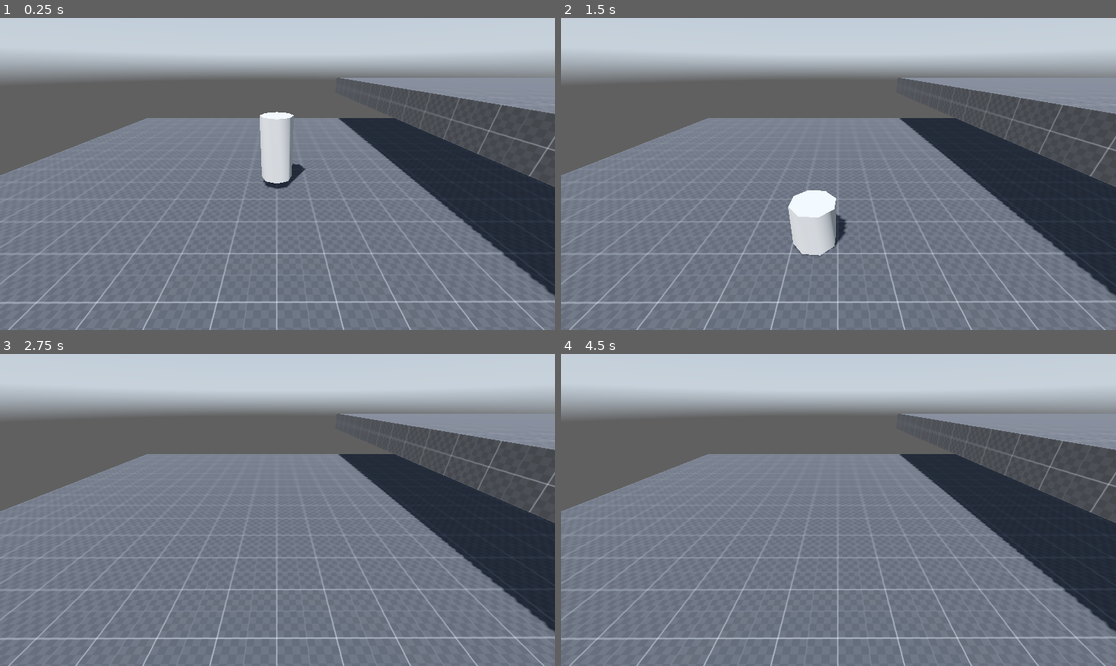
Above: before the commit, frames 1-4 (two rows, left to right).
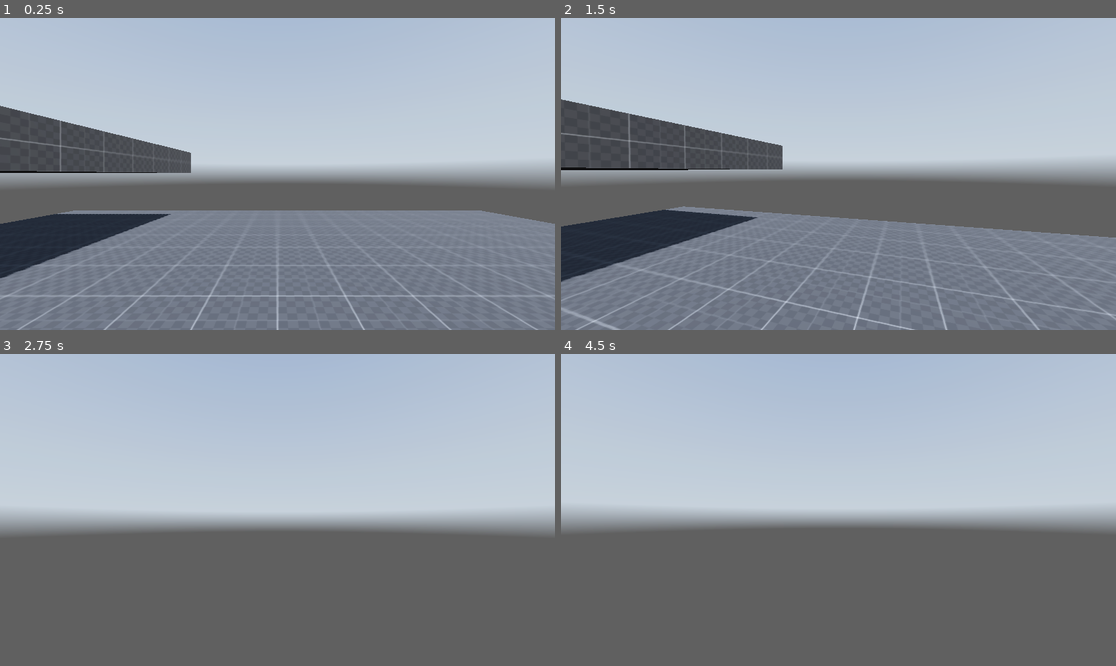
Above: after the commit, the same moments.

Repository: minty26/Godot-3d-Game
Game: Godot game, scene res://scenes/main.tscn
Same seed, same stepped clock (60 frames per second), same inputs: the game is played once before the commit and once after it. A sky picture missing from this copy of the repository is replaced by a grey-blue gradient.
Inputs (mouse positions are in pixels of both pictures, inside the frame that each line leads up to):
- Up to frame 1 (0.25 s): no input
- Up to frame 2 (1.5 s): tap Enter (ui_accept) at 0.5, 0.77 s; move the mouse to (866, 174) at 0.52 s; hold Ctrl (crouch) 0.53-1.28 s; hold W (forward) from 0.53 s (still down); move the mouse to (810, 174) at 1.27 s; tap Ctrl (crouch) at 1.35 s
- Up to frame 3 (2.75 s): keep holding W (forward); tap Enter (ui_accept) at 1.52 s; move the mouse to (288, 503) at 2.02 s; hold Shift (sprint) from 2.03 s (still down); tap Ctrl (crouch) at 2.3 s
- Up to frame 4 (4.5 s): keep holding W (forward); tap Enter (ui_accept) at 2.75, 3.02, 3.5, 3.77, 4.25 s; move the mouse to (832, 516) at 2.77 s; release Shift (sprint) at 2.78 s; tap Ctrl (crouch) at 2.85 s; move the mouse to (877, 513) at 3.52 s; hold Ctrl (crouch) 3.53-4.28 s; move the mouse to (794, 506) at 4.27 s; tap Shift (sprint) at 4.35 s

The runs differ from the first frame. In frame 1, 53% of the frame differs, in the area x 0-100%, y 13-100%; in frame 2, 57%; in frame 3, 88%, in the area x 0-100%, y 0-100%; in frame 4, 87%.

Commit message:
added functioning crouching
- remains crouching under obstructions
- uncrouches automatically if crouch not held and not under an obstruction

Diff:
--- a/scenes/main.tscn
+++ b/scenes/main.tscn
@@ -1,8 +1,8 @@
-[gd_scene load_steps=9 format=3 uid="uid://cxa6mdv50xl2h"]
+[gd_scene load_steps=8 format=3 uid="uid://cxa6mdv50xl2h"]
 
 [ext_resource type="Texture2D" uid="uid://du3e6pe88xtql" path="res://assets/tex-black.png" id="1_ds1ry"]
 [ext_resource type="Texture2D" uid="uid://cfevck8cmagnr" path="res://assets/hdr_sky.hdr" id="2_i3eur"]
-[ext_resource type="Script" path="res://scripts/player.gd" id="3_ao76s"]
+[ext_resource type="PackedScene" uid="uid://dmjc3fgwp5qka" path="res://scenes/player.tscn" id="3_qf3lh"]
 
 [sub_resource type="StandardMaterial3D" id="StandardMaterial3D_ntuof"]
 albedo_texture = ExtResource("1_ds1ry")
@@ -20,22 +20,20 @@
 tonemap_mode = 2
 glow_enabled = true
 
-[sub_resource type="CapsuleShape3D" id="CapsuleShape3D_eswk3"]
-
 [node name="world" type="Node3D"]
 
 [node name="Camera3D" type="Camera3D" parent="."]
-transform = Transform3D(-0.999994, -1.16415e-10, 0.00350809, 0.00162789, 0.885815, 0.464035, -0.00310752, 0.464038, -0.88581, 0, 3.4718, -6.01433)
+transform = Transform3D(-4.37114e-08, -0.461749, 0.887011, 0, 0.887011, 0.461749, -1, 2.01837e-08, -3.87725e-08, 6.87011, 3.4718, -0.0692646)
 
 [node name="stage" type="Node3D" parent="."]
 
-[node name="CSGBox3D" type="CSGBox3D" parent="stage"]
+[node name="Platform" type="CSGBox3D" parent="stage"]
 transform = Transform3D(1, 0, 0, 0, 1, 0, 0, 0, 1, 0, -0.5, 0)
 use_collision = true
 size = Vector3(20, 1, 20)
 material = SubResource("StandardMaterial3D_ntuof")
 
-[node name="CSGBox3D2" type="CSGBox3D" parent="stage"]
+[node name="Platform_higher" type="CSGBox3D" parent="stage"]
 transform = Transform3D(1, 0, 0, 0, 1, 0, 0, 0, 1, -14.2719, 2.34936, 0)
 use_collision = true
 size = Vector3(20, 1, 20)
@@ -50,23 +48,5 @@
 transform = Transform3D(-0.866025, -0.433013, 0.25, 0, 0.5, 0.866025, -0.5, 0.75, -0.433013, 0, 0, 0)
 shadow_enabled = true
 
-[node name="player" type="CharacterBody3D" parent="."]
+[node name="player" parent="." instance=ExtResource("3_qf3lh")]
 unique_name_in_owner = true
-transform = Transform3D(1, 0, 0, 0, 1, 0, 0, 0, 1, 0, 0.546681, 0)
-script = ExtResource("3_ao76s")
-
-[node name="RayCast3D" type="RayCast3D" parent="player"]
-transform = Transform3D(1, 0, 0, 0, -1, 8.74228e-08, 0, -8.74228e-08, -1, 0, 1, 0)
-target_position = Vector3(0, 2, 0)
-
-[node name="CSGCylinder3D" type="CSGCylinder3D" parent="player"]
-transform = Transform3D(1, 0, 0, 0, 1, 0, 0, 0, 1, 0, 1.01961, 0)
-
-[node name="standing_collision_shape" type="CollisionShape3D" parent="player"]
-transform = Transform3D(1, 0, 0, 0, 1, 0, 0, 0, 1, 0, 1, 0)
-shape = SubResource("CapsuleShape3D_eswk3")
-
-[node name="head" type="Node3D" parent="player"]
-transform = Transform3D(1, 0, 0, 0, 1, 0, 0, 0, 1, 0, 1.8, 0)
-
-[node name="Camera3D" type="Camera3D" parent="player/head"]
--- /dev/null
+++ b/scenes/player.tscn
@@ -0,0 +1,25 @@
+[gd_scene load_steps=3 format=3 uid="uid://dmjc3fgwp5qka"]
+
+[ext_resource type="Script" path="res://scripts/player.gd" id="1_veto3"]
+
+[sub_resource type="CapsuleShape3D" id="CapsuleShape3D_eswk3"]
+
+[node name="player" type="CharacterBody3D"]
+script = ExtResource("1_veto3")
+
+[node name="RayCast3D" type="RayCast3D" parent="."]
+transform = Transform3D(-1, 0, -8.74228e-08, 0, 1, 0, 8.74228e-08, 0, -1, 0, 2, 0)
+target_position = Vector3(0, 2, 0)
+
+[node name="CSGCylinder3D" type="CSGCylinder3D" parent="."]
+transform = Transform3D(1, 0, 0, 0, 1, 0, 0, 0, 1, 0, 1.01961, 0)
+
+[node name="standing_collision_shape" type="CollisionShape3D" parent="."]
+transform = Transform3D(1, 0, 0, 0, 1, 0, 0, 0, 1, 0, 1, 0)
+shape = SubResource("CapsuleShape3D_eswk3")
+
+[node name="head" type="Node3D" parent="."]
+transform = Transform3D(1, 0, 0, 0, 1, 0, 0, 0, 1, 0, 1.8, 0)
+
+[node name="Camera3D" type="Camera3D" parent="head"]
+current = true
--- a/scripts/player.gd
+++ b/scripts/player.gd
@@ -24,6 +24,10 @@
 # Get the gravity from the project settings to be synced with RigidBody nodes.
 var gravity = ProjectSettings.get_setting("physics/3d/default_gravity")
 
+var crouching = false
+var intendingToStand = false
+
+
 func _ready():
 	Input.set_mouse_mode(Input.MOUSE_MODE_CAPTURED)
 
@@ -33,21 +37,41 @@
 			head.rotate_x(deg_to_rad(-event.relative.y * mouse_sense))
 			head.rotation.x = clamp(head.rotation.x,deg_to_rad(-89),deg_to_rad(89))
 
+func crouchEaseIn():
+	pass
+
+func crouchEaseOut():
+	pass
+
+func setCrouch(yes):
+	if yes:
+		crouchEaseIn()
+		player.global_scale(Vector3(1,0.5,1))
+	else:
+		crouchEaseOut()
+		player.global_scale(Vector3(1,2,1))
 
 
 func _physics_process(delta):
-	var just_pressed_crouch = false
-
-	if Input.is_action_just_pressed("crouch") and not just_pressed_crouch:
-		player.global_scale(Vector3(1,0.5,1))
-		just_pressed_crouch = true
+	if Input.is_action_just_pressed("crouch"):
+		setCrouch(true)
+		intendingToStand = false
 
 	if Input.is_action_just_released("crouch"):
 		print(raycast.get_collider())
 		if not raycast.is_colliding():
-			player.global_scale(Vector3(1,2,1))
-			just_pressed_crouch = false
+			setCrouch(false)
+		else:
+			intendingToStand = true
 
+	if not raycast.is_colliding() and intendingToStand:
+		setCrouch(false)
+		intendingToStand = false
+
+	#if raycast.is_colliding():
+	#	current_speed = crouching_speed
+	#else:
+	#	current_speed = walking_speed
 
 	if Input.is_action_pressed("crouch"):
 		current_speed = crouching_speed
